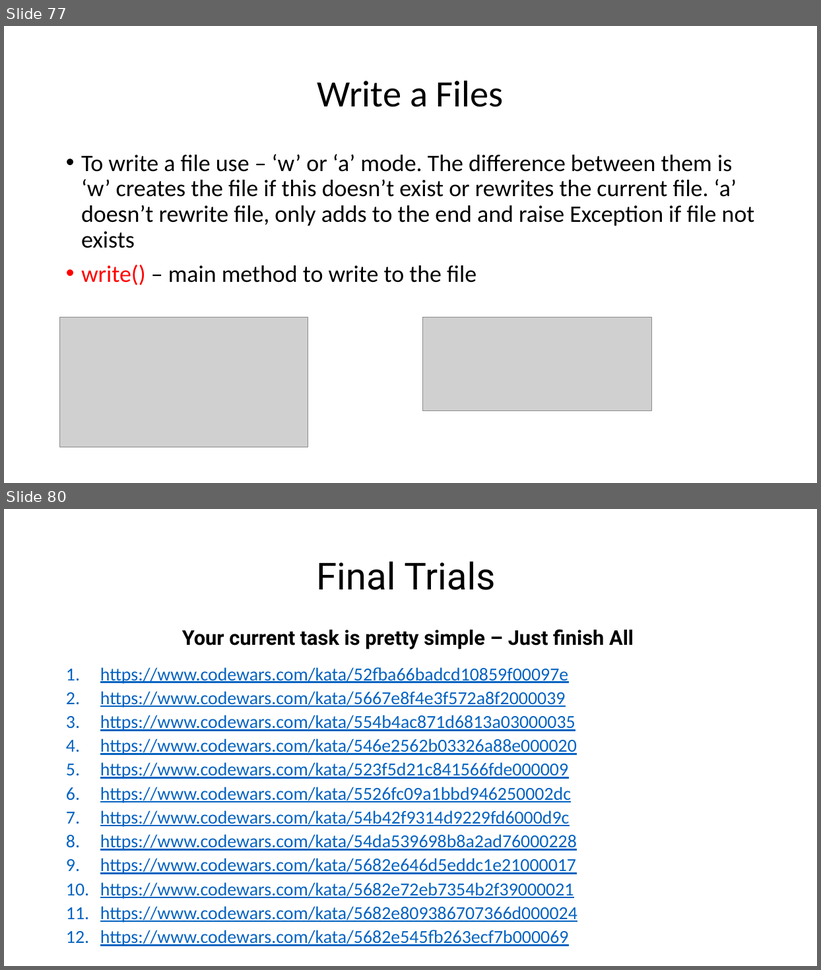
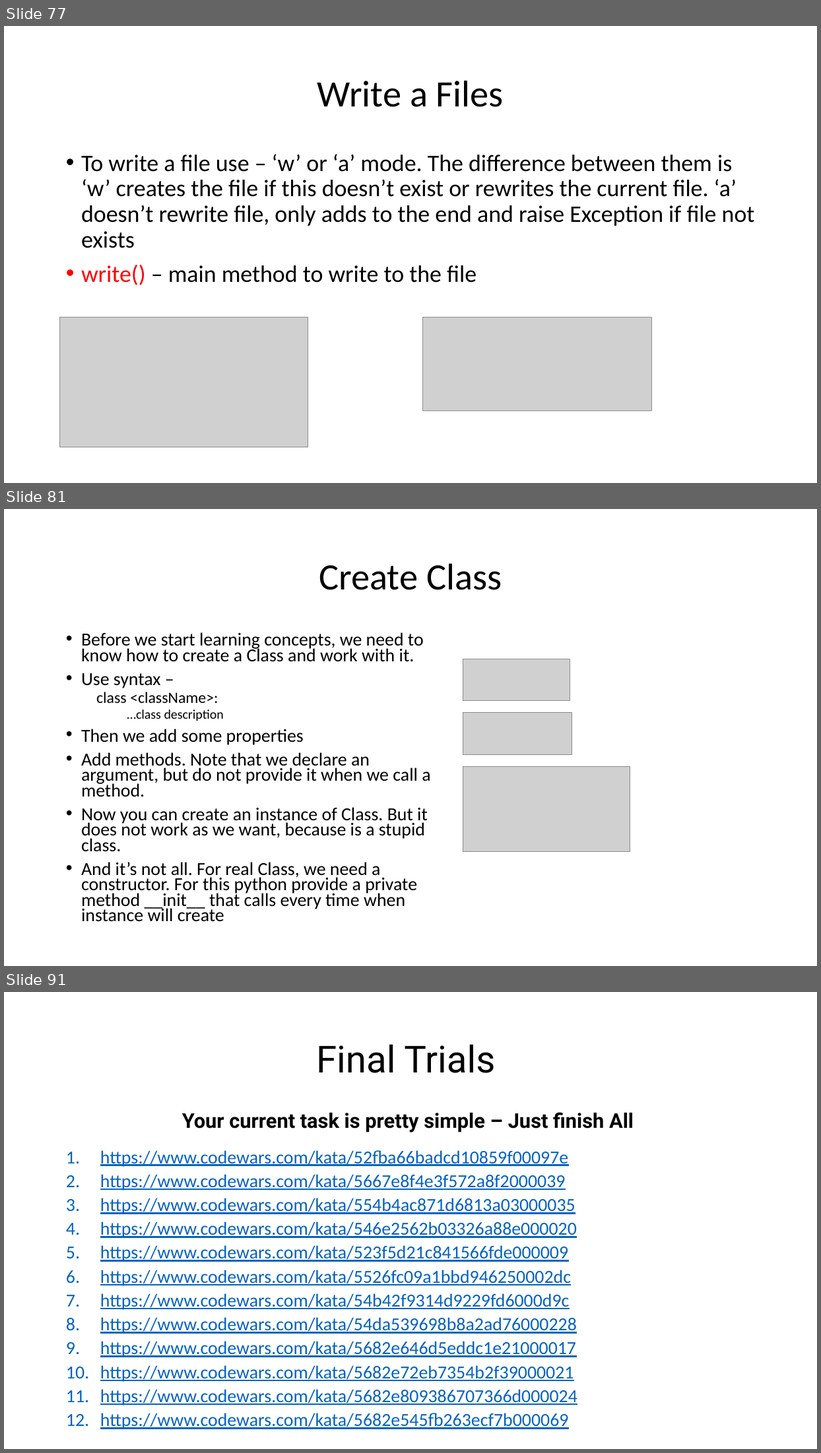
Before and after one commit to WonderLuc/brother-bootcamp, a slide deck: python 101/python_101.pptx. Shown one above the other, each under a label of ours: slides 77 and 80 before the commit, slides 77, 81 and 91 after it; the slides between them are not shown. The pictures are 821x970 and 821x1453 pixels, drawn with LibreOffice and Linux fonts; fonts in the diff are those of the drawing; grey boxes stand for pictures; background and template pictures are left out. Boxes give left, top, right and bottom in pixels: in the first picture for what was removed or moved away, otherwise in the second. Text is boxed around its words. In the diff, an @@ line names an element or a change of style, - is before the commit and + after.

Commit message:
feat: add classes block

```diff
--- a/python 101/python_101.pptx
+++ b/python 101/python_101.pptx
@@ slide 81 added at <box>4,509,817,966</box>, background picture (left out) @@
@@ title added at <box>319,563,502,590</box>, 44 pt, text #000000 @@
+Create Class
@@ text added at <box>81,632,430,922</box>, 21.7 pt, text #000000 @@
+• Before we start learning concepts, we need to know how to create a Class and work with it.
+• Use syntax –
+  class <className>:
+    …class description
+• Then we add some properties
+• Add methods. Note that we declare an argument, but do not provide it when we call a method.
+• Now you can create an instance of Class. But it does not work as we want, because is a stupid class.
+• And it’s not all. For real Class, we need a constructor. For this python provide a private method __init__ that calls every time when instance will create
@@ picture added at <box>463,659,570,700</box> @@
@@ picture added at <box>463,713,572,755</box> @@
@@ picture added at <box>463,767,630,852</box> @@
@@ what was slide 80 is now slide 91 @@
```
Also in this commit, not shown: 2 slides changed, 10 other slides added, 1 other file.
